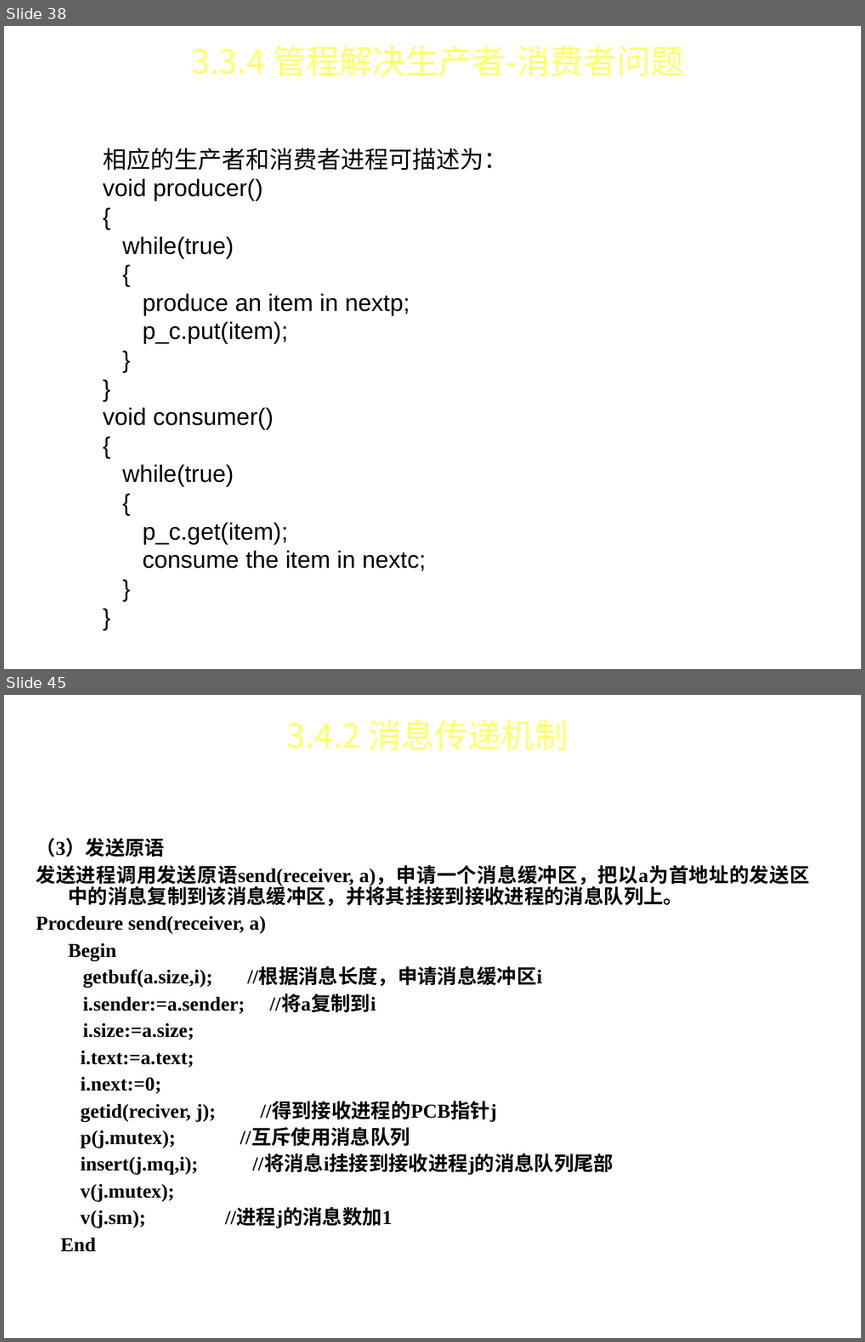
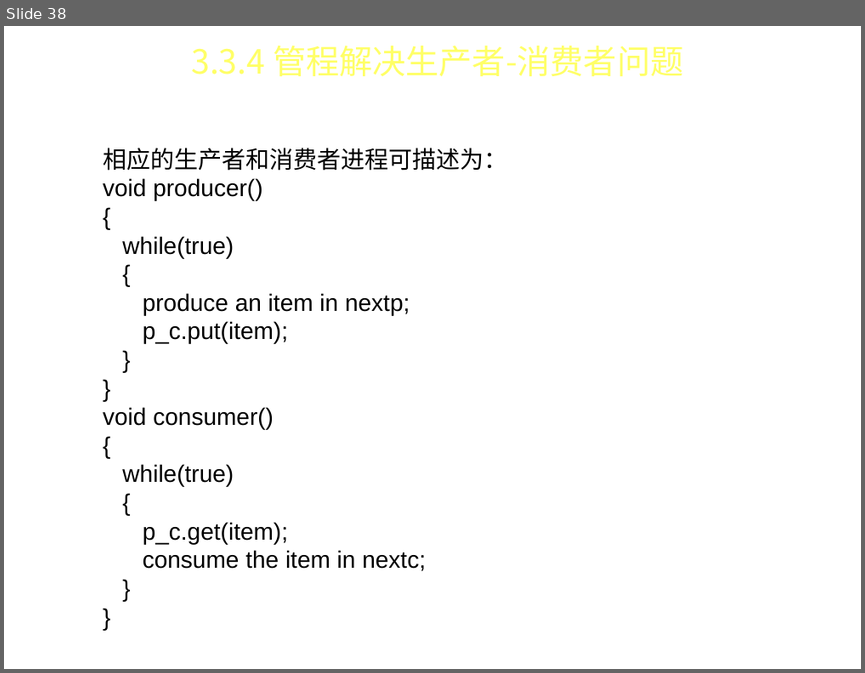
Before and after one commit to FourierAI/Operating-system, a slide deck: 操作系统-第3章.ppt. Shown one above the other, each under a label of ours: slides 38 and 45 before the commit, slide 38 after it; the slides between them are not shown. The pictures are 865x1342 and 865x673 pixels, drawn with LibreOffice and Linux fonts; fonts in the diff are those of the drawing; background and template pictures are left out. Boxes give left, top, right and bottom in pixels: in the first picture for what was removed or moved away, otherwise in the second. Text is boxed around its words. In the diff, an @@ line names an element or a change of style, - is before the commit and + after.

```diff
--- a/操作系统-第3章.ppt
+++ b/操作系统-第3章.ppt
@@ slide 45 removed at (x1=4, y1=695, x2=861, y2=1338), background picture (left out) @@
@@ text removed at (x1=287, y1=720, x2=568, y2=750) @@
-3.4.2 消息传递机制
@@ text removed at (x1=36, y1=838, x2=810, y2=1252) @@
-（3）发送原语
-发送进程调用发送原语send(receiver, a)，申请一个消息缓冲区，把以a为首地址的发送区中的消息复制到该消息缓冲区，并将其挂接到接收进程的消息队列上。
-Procdeure send(receiver, a)
-Begin
-getbuf(a.size,i); //根据消息长度，申请消息缓冲区i
-i.sender:=a.sender; //将a复制到i
-i.size:=a.size;
-i.text:=a.text;
-i.next:=0;
-getid(reciver, j); //得到接收进程的PCB指针j
-p(j.mutex); //互斥使用消息队列
-insert(j.mq,i); //将消息i挂接到接收进程j的消息队列尾部
-v(j.mutex);
-v(j.sm); //进程j的消息数加1
-End
```
Also in this commit, not shown: 7 slides changed, 5 slides added, 13 other slides removed.
